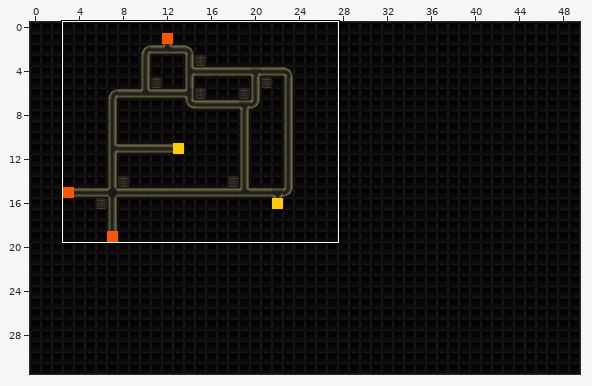
Level history. Tiled map: assets/images/template.tmx. The picture above shows the old version from afar; the outline marks the close-up.
Close-up. Old version:
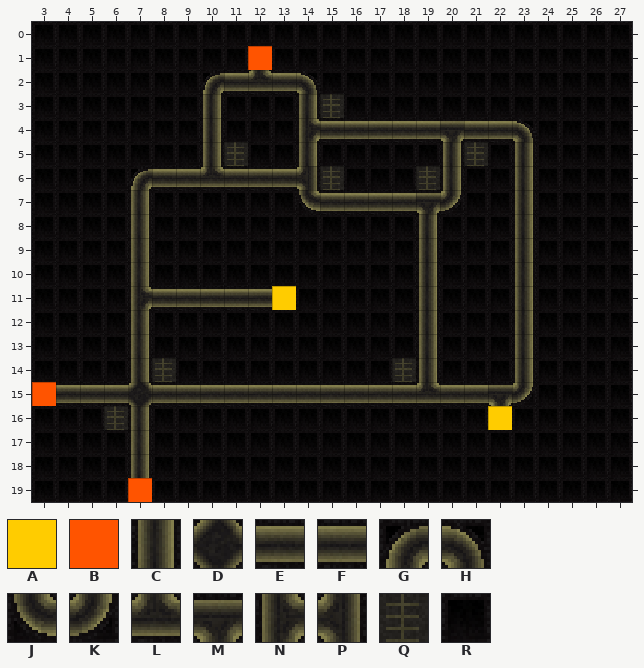
Cells are 16x16 px. Shown: x 3..27, y 0..19.
Key: from "spawnJaune": A 0; from "spawnRouge": B 0; from "tilemapGround": C 0, D 1, E 2, F 3, G 4, H 5, J 6, K 7, L 8, M 9, N 10, P 11, Q 12, R 13.
_ is an empty cell.
Objects are placed by their top-left corner, in cells (3,4 is the top-left corner of cell 3,4); size is 1x1 cell unless given.
Layers that did not change in this view are not listed.
Layer "ground" before, first column x 3:
 0 RRRRRRRRRRRRRRRRRRRRRRRRR
 1 RRRRRRRRRCRRRRRRRRRRRRRRR
 2 RRRRRRRGFLFHRRRRRRRRRRRRR
 3 RRRRRRRCRRRCQRRRRRRRRRRRR
 4 RRRRRRRCRRRNEEEEEMEEHRRRR
 5 RRRRRRRCQRRCRRRRRCQRCRRRR
 6 RRRRGEELEEEPQRRRQCRRCRRRR
 7 RRRRCRRRRRRJEEEEMKRRCRRRR
 8 RRRRCRRRRRRRRRRRCRRRCRRRR
 9 RRRRCRRRRRRRRRRRCRRRCRRRR
10 RRRRCRRRRRRRRRRRCRRRCRRRR
11 RRRRNEEEFEERRRRRCRRRCRRRR
12 RRRRCRRRRRRRRRRRCRRRCRRRR
13 RRRRCRRRRRRRRRRRCRRRCRRRR
14 RRRRCQRRRRRRRRRQCRRRCRRRR
15 EEFFDEEEEEEEEEEELEEMKRRRR
16 RRRQCRRRRRRRRRRRRRRCRRRRR
17 RRRRCRRRRRRRRRRRRRRRRRRRR
18 RRRRCRRRRRRRRRRRRRRRRRRRR
19 RRRRCRRRRRRRRRRRRRRRRRRRR
Objects on layer "spawn" before:
B at 12,1
A at 13,11
B at 3,15
A at 22,16
B at 7,19
The same view after the edit:
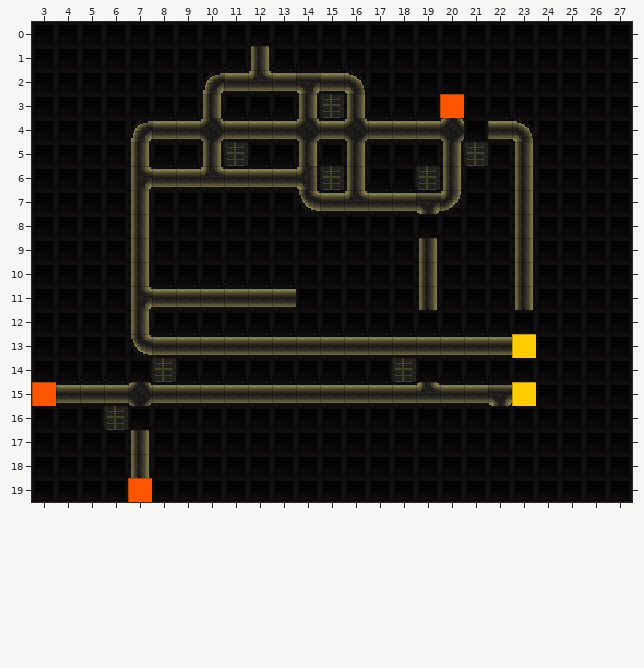
Change:
Layer "ground":
Tile C replaces tile R in row 3 at x 16 and 20; in row 5 at x 7 and 16; in row 6 at x 16.
Tile D replaces tile C in row 4 at x 10.
Tile D replaces tile E in row 4 at x 16.
Tile D replaces tile M in row 4 at x 20.
Tile D replaces tile N in row 4 at x 14.
Tile E replaces tile C in row 13 at x 19 and 23.
Tile E replaces tile R in row 2 at x 15; in row 4 at x 8 to 9 and 11 to 13; in row 13 at x 8 to 18 and 20 to 22.
Tile G replaces tile R in row 4 at x 7.
Tile H replaces tile R in row 2 at x 16.
Tile J replaces tile C in row 13 at x 7.
Tile L replaces tile E in row 7 at x 16.
Tile M replaces tile H in row 2 at x 14.
Tile N replaces tile G in row 6 at x 7.
Tile R replaces tile C in row 8 at x 19; in row 12 at x 19 and 23; in row 14 at x 7, 19 and 23; in row 16 at x 7 and 22.
Tile R replaces tile E in row 4 at x 21.
Layer "spawn":
Object B at 12,1 becomes B at 20,3.
Object A at 13,11 becomes A at 23,13.
Object A at 22,16 becomes A at 23,15.
Changed places in both close-ups, as pixel boxes (x1, y1, x2, y2):
old place: (248, 46, 272, 70)
changed: (128, 70, 368, 200)
changed: (440, 94, 488, 142)
changed: (416, 214, 440, 238)
old place: (272, 286, 296, 310)
changed: (128, 310, 536, 430)
